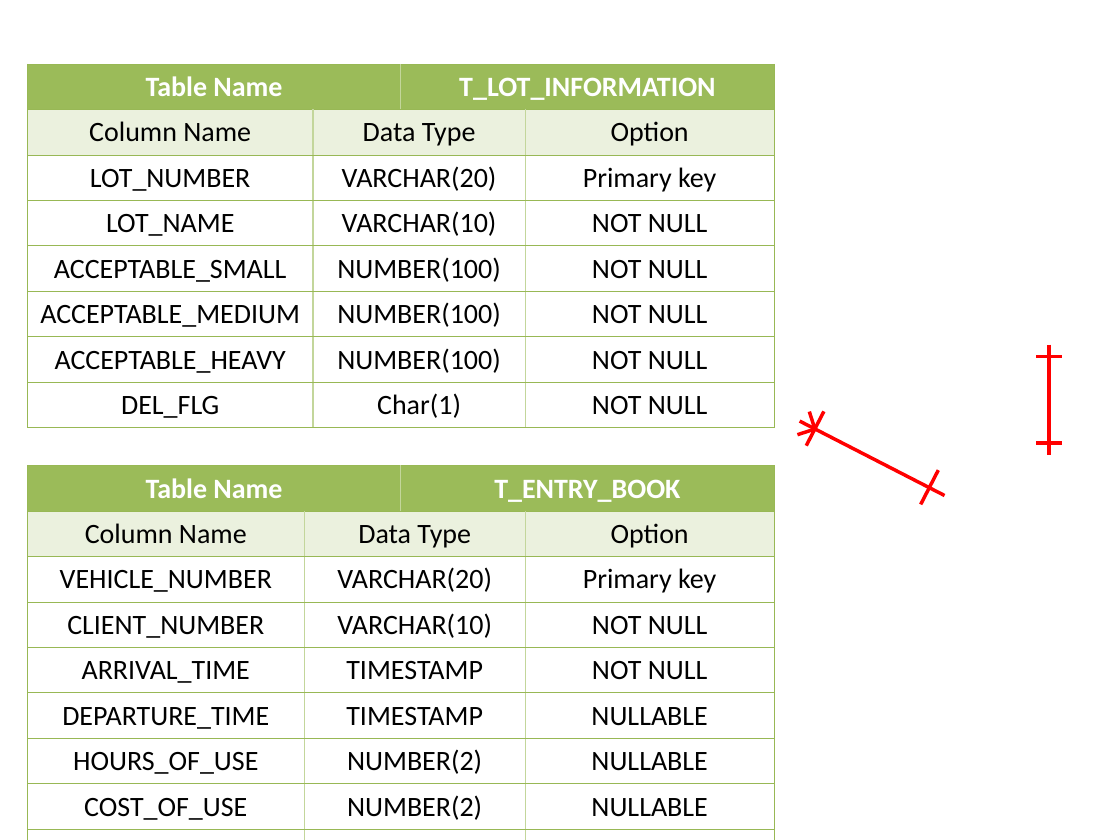
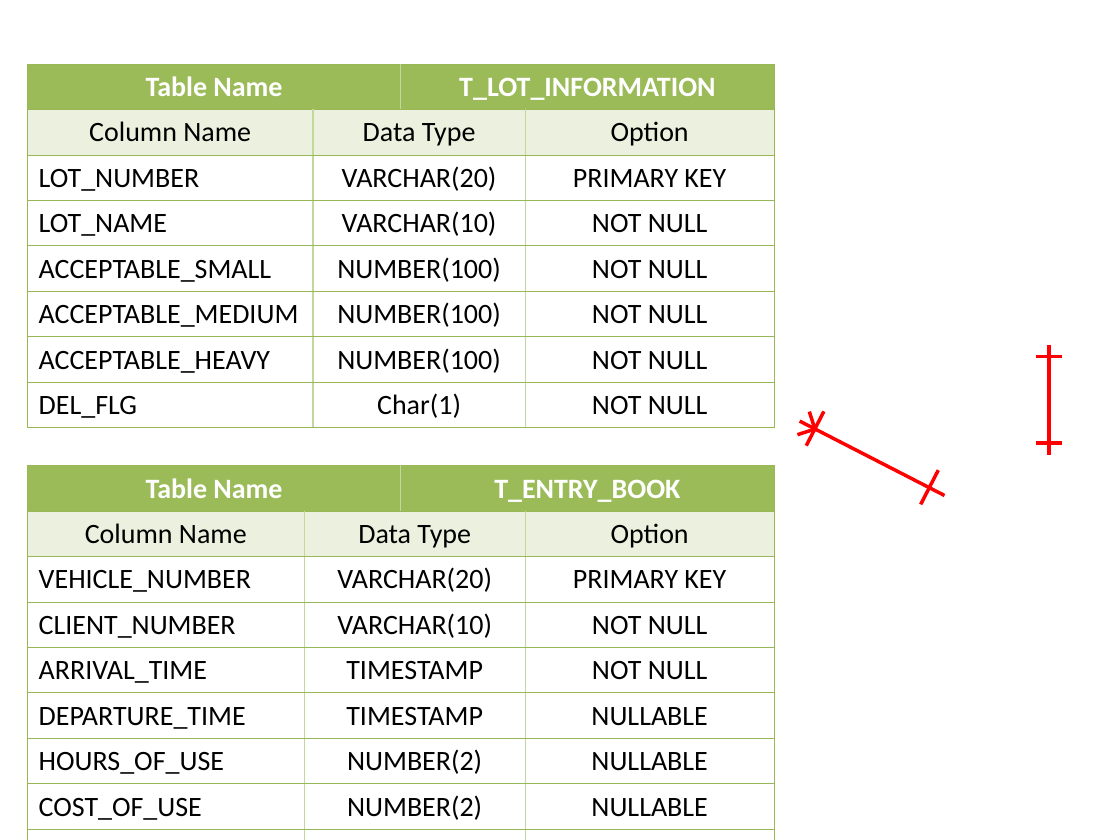
Before and after one commit to Rick00Kim/Kururu_Documents, a slide deck: slide 1 of SimpleProjects/Module/ParkingArea/1.Design/Database/Database_ERDiagram.pptx. Drawn at 1120x840 pixels with LibreOffice and Linux fonts; fonts in the diff are those of the drawing. Boxes give left, top, right and bottom in pixels: in the first picture for what was removed or moved away, otherwise in the second. Text is boxed around its words. In the diff, an @@ line names an element or a change of style, - is before the commit and + after.

```diff
--- a/SimpleProjects/Module/ParkingArea/1.Design/Database/Database_ERDiagram.pptx
+++ b/SimpleProjects/Module/ParkingArea/1.Design/Database/Database_ERDiagram.pptx
@@ table at [28, 64, 774, 427] @@
-row 3, column 4: Primary key
+row 3, column 4: PRIMARY KEY
@@ alignment centre to left @@
@@ table at [28, 466, 774, 840] @@
-row 3, column 4: Primary key
+row 3, column 4: PRIMARY KEY
@@ alignment centre to left @@
```
Also in this commit, not shown: 4 other files.
